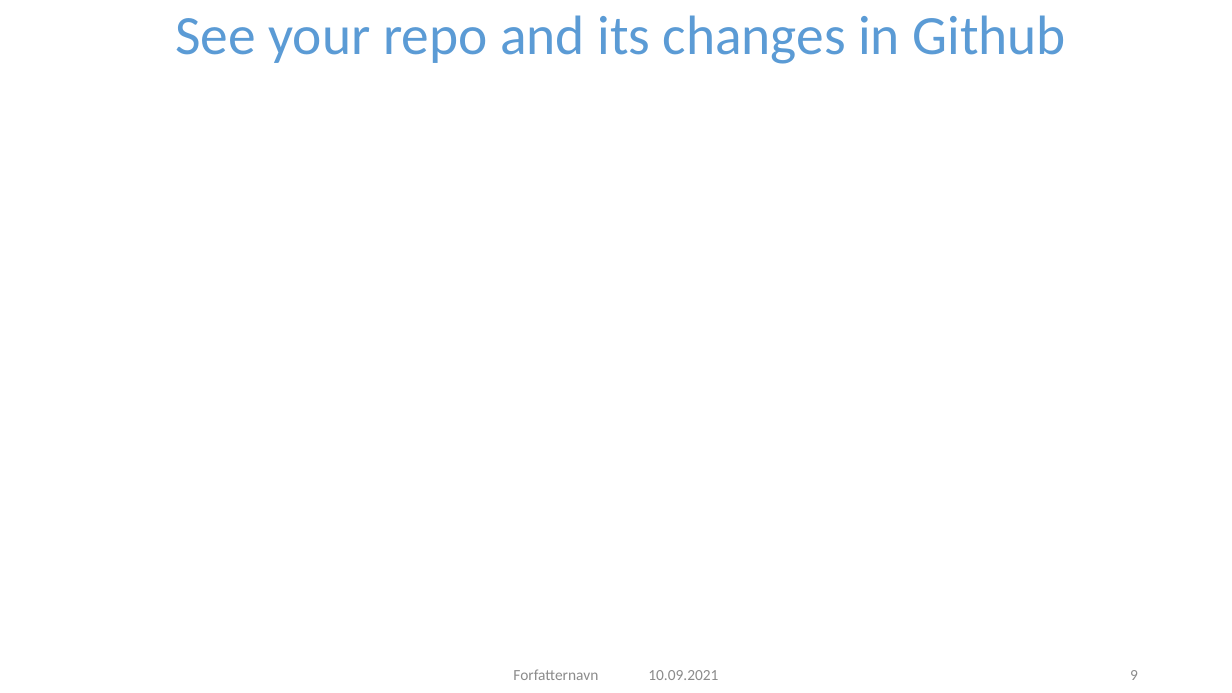
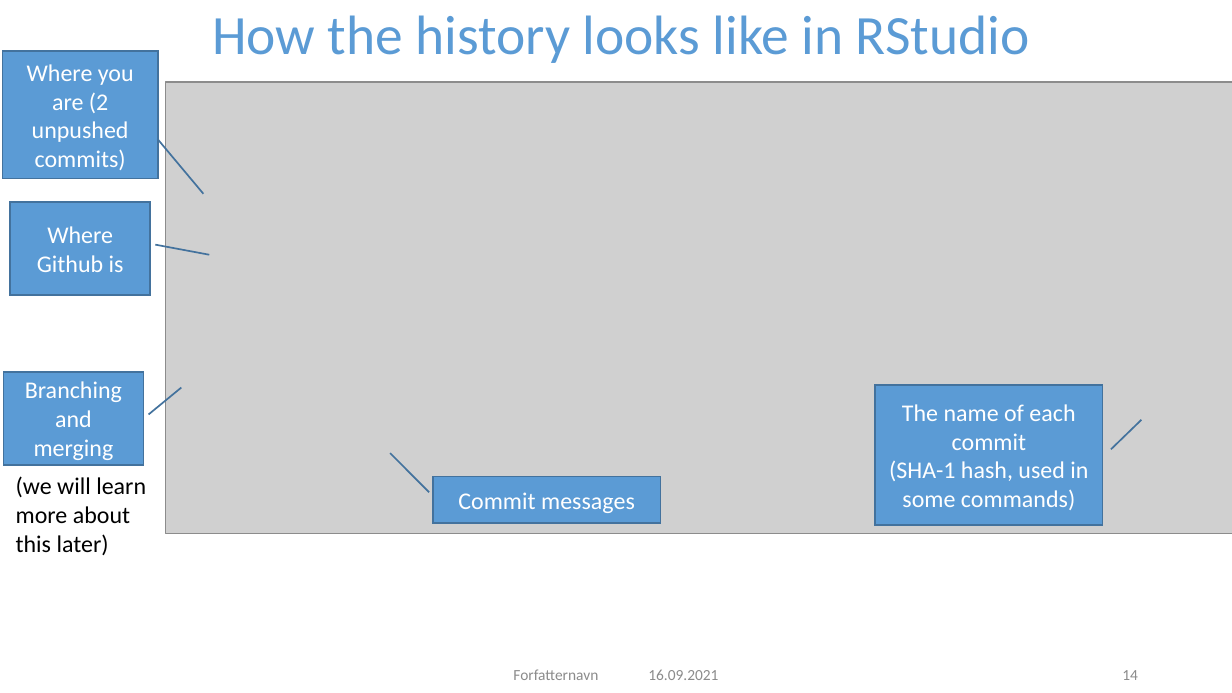
Before and after one commit to NIVANorge/R-Resources, a slide deck: slide 14 of Git concepts.pptx (slide 9 before the commit). Drawn at 1232x693 pixels with LibreOffice and Linux fonts; fonts in the diff are those of the drawing; grey boxes stand for pictures; background and template pictures are left out. Boxes give left, top, right and bottom in pixels: in the first picture for what was removed or moved away, otherwise in the second. Text is boxed around its words. In the diff, an @@ line names an element or a change of style, - is before the commit and + after.

Commit message:
Added pages to Github concepts powerpoint

```diff
--- a/Git concepts.pptx
+++ b/Git concepts.pptx
@@ title at <box>212,15,1029,63</box>: text changed @@
-See your repo and its changes in Github
+How the history looks like in RStudio
@@ border callout added at <box>2,52,158,179</box>, fill #5B9BD5, outline #43739E 1 pt, 14 pt, text #FFFFFF @@
+Where you are (2 unpushed commits)
@@ picture added at <box>166,83,1232,535</box> @@
@@ border callout added at <box>10,202,150,294</box>, fill #5B9BD5, outline #43739E 1 pt, 14 pt, text #FFFFFF @@
+Where Github is
@@ border callout added at <box>4,372,144,464</box>, fill #5B9BD5, outline #43739E 1 pt, 14 pt, text #FFFFFF @@
+Branching and merging
@@ border callout added at <box>875,384,1103,525</box>, fill #5B9BD5, outline #43739E 1 pt, 14 pt, text #FFFFFF @@
+The name of each commit
+(SHA-1 hash, used in some commands)
@@ text added at <box>16,476,146,555</box>, 14 pt, text #000000 @@
+(we will learn more about this later)
@@ border callout added at <box>434,477,662,524</box>, fill #5B9BD5, outline #43739E 1 pt, 14 pt, text #FFFFFF @@
+Commit messages
@@ text at <box>648,669,718,680</box>: text changed @@
-10.09.2021
+16.09.2021
@@ page number at <box>1122,670,1138,680</box>: text changed @@
-9
+14
```
Also in this commit, not shown: 16 other slides changed, 6 slides added.
